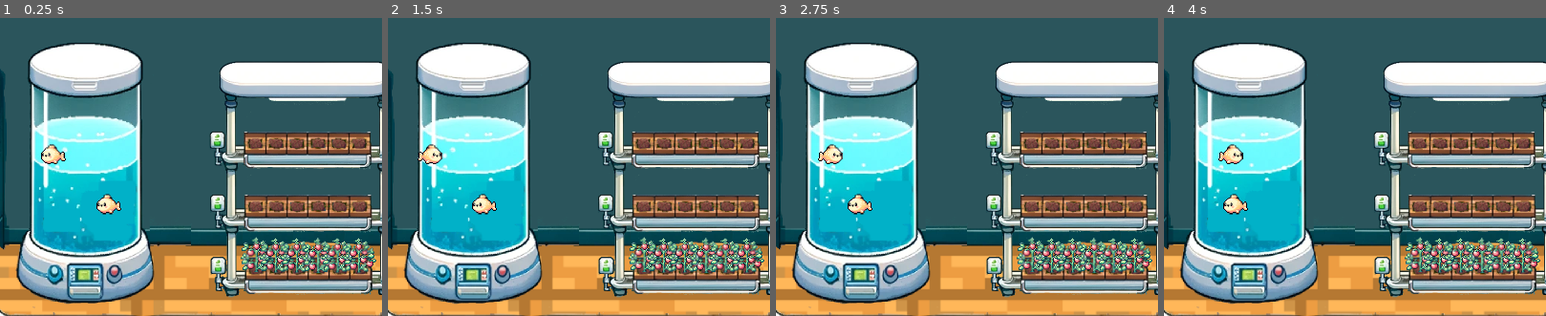
Above: before the commit, frames 1-4 (left to right).
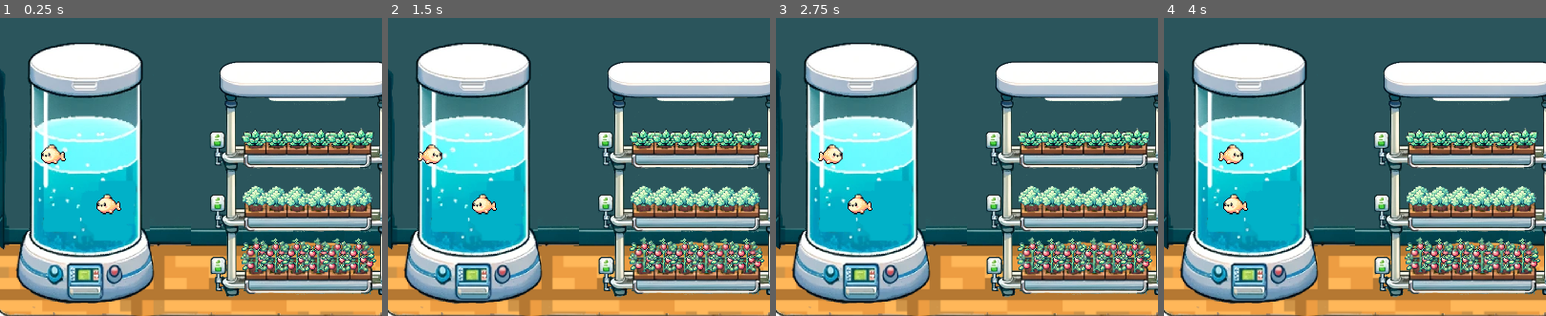
Above: after the commit, the same moments.

Repository: IkramKo/vertigrow
Game: Godot game, scene res://levels/farm.tscn
Two runs of this game, one before a commit and one after it. Both use one fixed random seed, a clock stepped at 60 frames per second and the inputs below.
Inputs (mouse positions are % of the whole screen's width and height, from its top left):
- Up to frame 1 (0.25 s): no input
- Up to frame 2 (1.5 s): move the mouse to (72, 45) at 0.52 s; click (72, 45) at 0.67 s; tap Enter at 1.25 s; move the mouse to (30, 55) at 1.27 s; click (30, 55) at 1.42 s
- Up to frame 3 (2.75 s): move the mouse to (60, 28) at 2.02 s; click (60, 28) at 2.17 s
- Up to frame 4 (4 s): move the mouse to (45, 70) at 2.77 s; click (45, 70) at 2.92 s; move the mouse to (80, 65) at 3.52 s; click (80, 65) at 3.67 s
The pictures show only the part of the screen within x 10-60%, y 35-85%; the shares and areas given below are measured in that part.

The runs differ from the first frame. In frame 1, 3.5% of the frame differs, in the area x 63-98%, y 36-64%; in frame 2, 3.5%; in frame 3, 3.5%; in frame 4, 3.5%.

Commit message:
alive rows

Diff:
--- a/game/levels/farm.tscn
+++ b/game/levels/farm.tscn
@@ -13,6 +13,8 @@
 [ext_resource type="Script" path="res://objects_characters/fish_bag.gd" id="11_nnbw1"]
 [ext_resource type="PackedScene" uid="uid://ccdul6ay2pf13" path="res://objects_characters/growbed/growbed.tscn" id="12_rv0us"]
 [ext_resource type="PackedScene" uid="uid://omwq1guf4ale" path="res://objects_characters/plants/tomato_row.tscn" id="13_137p6"]
+[ext_resource type="PackedScene" uid="uid://cr0yuv8lxtulq" path="res://objects_characters/plants/kale_row.tscn" id="14_fqge0"]
+[ext_resource type="PackedScene" uid="uid://o76p176yayaa" path="res://objects_characters/plants/basil_row.tscn" id="15_6tcjb"]
 
 [node name="Farm" type="Node2D"]
 
@@ -63,3 +65,9 @@
 
 [node name="tomato_row" parent="growbed" instance=ExtResource("13_137p6")]
 position = Vector2(445.217, 490.435)
+
+[node name="kale_row" parent="growbed" instance=ExtResource("14_fqge0")]
+position = Vector2(453.913, 369.565)
+
+[node name="basil_row" parent="growbed" instance=ExtResource("15_6tcjb")]
+position = Vector2(452.174, 239.13)
--- /dev/null
+++ b/game/objects_characters/plants/basil_row.tscn
@@ -0,0 +1,28 @@
+[gd_scene load_steps=2 format=3 uid="uid://o76p176yayaa"]
+
+[ext_resource type="PackedScene" uid="uid://baftff7xfx5dp" path="res://objects_characters/plants/basil.tscn" id="1_5m64q"]
+
+[node name="basil_row" type="Node2D"]
+scale = Vector2(0.1, 0.1)
+
+[node name="Basil" parent="." instance=ExtResource("1_5m64q")]
+
+[node name="Basil2" parent="." instance=ExtResource("1_5m64q")]
+position = Vector2(530, 0)
+scale = Vector2(1, 1)
+
+[node name="Basil3" parent="." instance=ExtResource("1_5m64q")]
+position = Vector2(1010, 0)
+scale = Vector2(1, 1)
+
+[node name="Basil4" parent="." instance=ExtResource("1_5m64q")]
+position = Vector2(1530, 0)
+scale = Vector2(1, 1)
+
+[node name="Basil5" parent="." instance=ExtResource("1_5m64q")]
+position = Vector2(2000, 0)
+scale = Vector2(1, 1)
+
+[node name="Basil6" parent="." instance=ExtResource("1_5m64q")]
+position = Vector2(2470, -10)
+scale = Vector2(1, 1)
--- /dev/null
+++ b/game/objects_characters/plants/kale_row.tscn
@@ -0,0 +1,28 @@
+[gd_scene load_steps=2 format=3 uid="uid://cr0yuv8lxtulq"]
+
+[ext_resource type="PackedScene" uid="uid://ccw71vqdt3rmj" path="res://objects_characters/plants/kale.tscn" id="1_r2ygo"]
+
+[node name="kale_row" type="Node2D"]
+scale = Vector2(0.1, 0.1)
+
+[node name="Kale" parent="." instance=ExtResource("1_r2ygo")]
+
+[node name="Kale2" parent="." instance=ExtResource("1_r2ygo")]
+position = Vector2(480, 10)
+scale = Vector2(1, 1)
+
+[node name="Kale3" parent="." instance=ExtResource("1_r2ygo")]
+position = Vector2(960, 20)
+scale = Vector2(1, 1)
+
+[node name="Kale4" parent="." instance=ExtResource("1_r2ygo")]
+position = Vector2(1460, 30)
+scale = Vector2(0.999999, 0.999999)
+
+[node name="Kale5" parent="." instance=ExtResource("1_r2ygo")]
+position = Vector2(1930, 20)
+scale = Vector2(0.999999, 0.999999)
+
+[node name="Kale6" parent="." instance=ExtResource("1_r2ygo")]
+position = Vector2(2390, 10)
+scale = Vector2(0.999998, 0.999998)
Not shown: 1 places in game/levels/farm.tscn that only renumber resources
